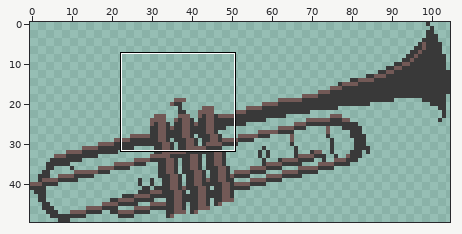
Edited in one commit: pixel-art file (src/art/trumpet.aseprite). Above: a wide view before the commit, with the close-up outlined.
Close-up. Before the edit:
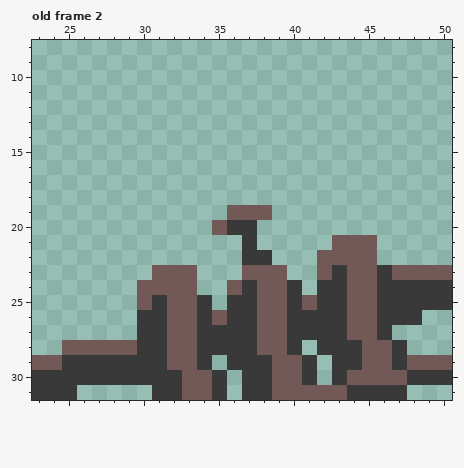
105x50 pixels, 7 frames. Shown: old frame 2: x 23..50, y 8..31.
The result:
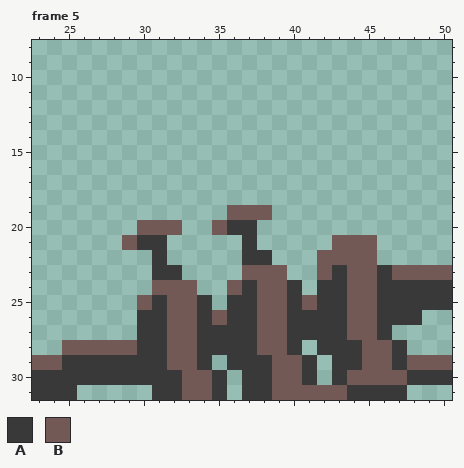
Palette (. is transparent): A #393939  B #725956
A new or re-ordered frame is compared with the old frame closest to it.
Difference:
frames 7 -> 8
Frame 5 is new; against old frame 2, layer "Layer 1":
Colour A is added in row 21 at x 30 to 31; in row 22 at x 31.
Colour A replaces colour B in row 23 at x 31 to 32.
Colour B is added in row 20 at x 30 to 32; in row 21 at x 29.
Colour B is gone in row 23 at x 33; in row 24 at x 30.
Where, in picture pixels (left, top, right, bottom), the same in both close-ups:
changed: (122, 220, 197, 295)
